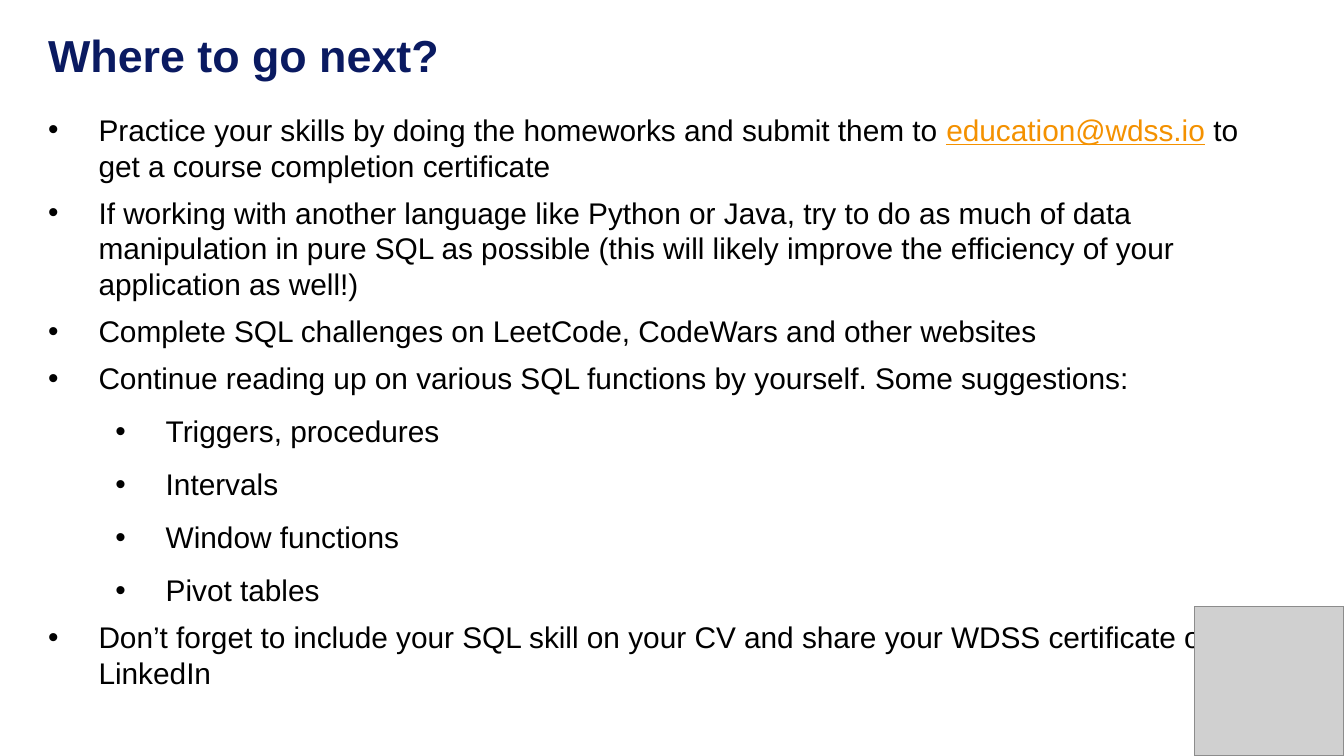
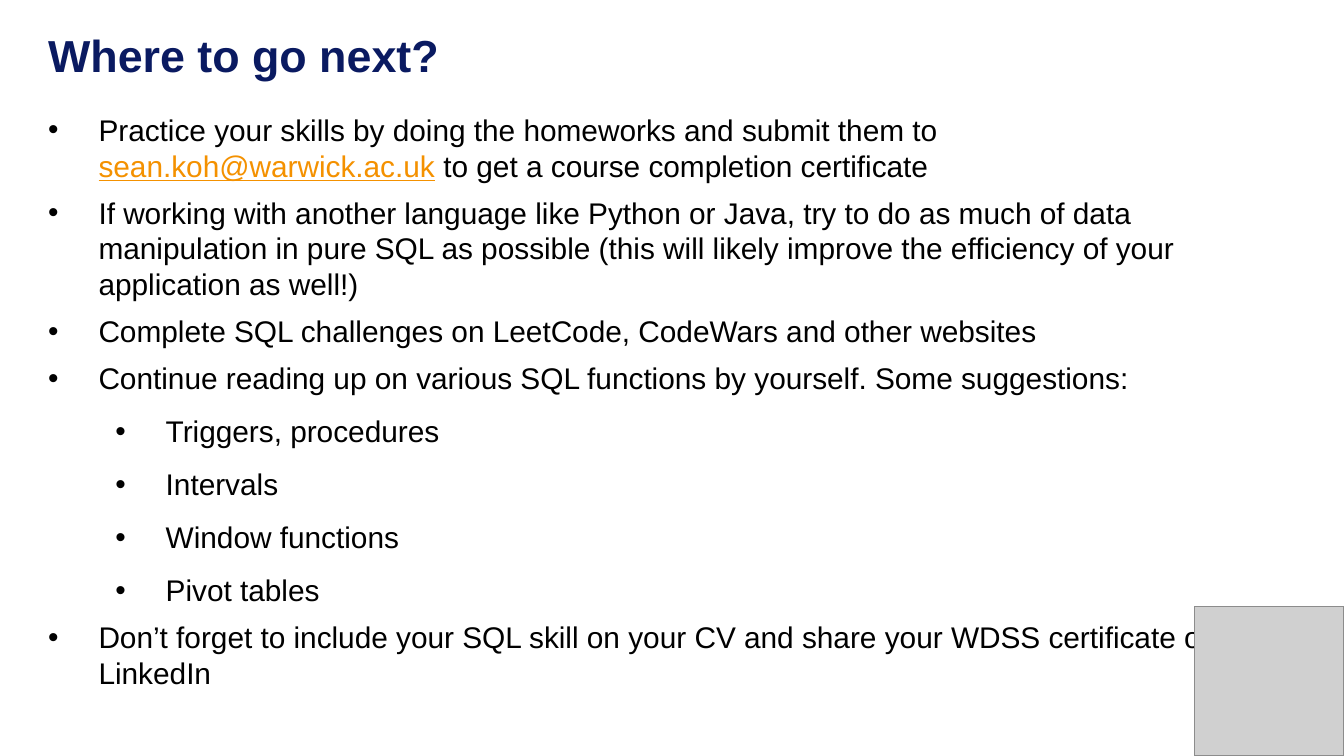
Before and after one commit to warwickdatasciencesociety/deep-dive-into-sql, a slide deck: slide 15 of session-four/session-four-presentation.pptx. Drawn at 1344x756 pixels with LibreOffice and Linux fonts; fonts in the diff are those of the drawing; grey boxes stand for pictures. Boxes give left, top, right and bottom in pixels: in the first picture for what was removed or moved away, otherwise in the second. Text is boxed around its words. In the diff, an @@ line names an element or a change of style, - is before the commit and + after.

```diff
--- a/session-four/session-four-presentation.pptx
+++ b/session-four/session-four-presentation.pptx
@@ text at (99, 119, 937, 182): text changed @@
-• Practice your skills by doing the homeworks and submit them to education@wdss.io to get a course completion certificate
+• Practice your skills by doing the homeworks and submit them to sean.koh@warwick.ac.uk to get a course completion certificate
```
Also in this commit, not shown: 1 other slide changed, 3 other files.
